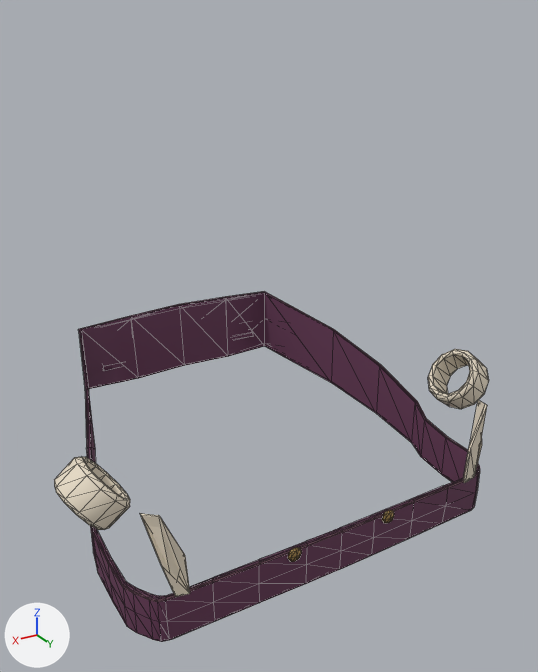
The glTF model ConditioningControlPanel/Resources/web/glassroad/art/models/emi-outfit-pool.glb: old version first, new version second.
One viewpoint serves both versions: a camera (50 mm lens) standing at (0.458, 0.81, 1.09) and looking at (-0.011, 0.028, 0.699). The axes (+X, +Y, +Z) are drawn at lower left. The lights are the same throughout. The first picture is the older version. Mesh edges are drawn as thin lines. Vertices at exactly the same position are counted once.

Names of what the first picture shows: 'emi_outfit_pool'.
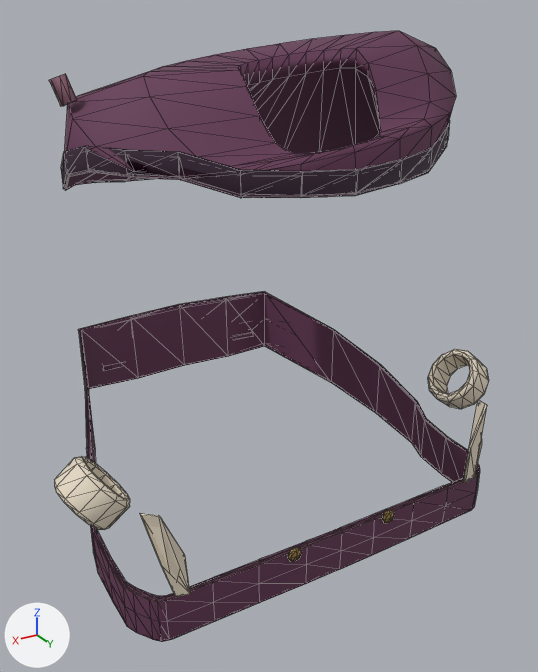
Commit message: art(glassroad): give every EMI outfit a distinct headpiece

Where the change shows, as pixel boxes [x1, y1, x2, y2] in the pictures (538 x 672 px):
'emi_outfit_pool', reshaped (74% taller)
    before: [54, 291, 489, 642]
    after: [49, 30, 489, 642]
part 1 of me_emi_outfit_pool, added (purple)
    after: [64, 30, 456, 198]
part 2 of me_emi_outfit_pool, added
    after: [61, 120, 450, 196]
part 3 of me_emi_outfit_pool, added (brown)
    after: [49, 74, 77, 106]

The change, as a diff of the scene's bpy script:
```diff
--- a/ConditioningControlPanel/Resources/web/glassroad/art/models/emi-outfit-pool.glb.py
+++ b/ConditioningControlPanel/Resources/web/glassroad/art/models/emi-outfit-pool.glb.py
@@ me_emi_outfit_pool @@
 # used by ob_emi_outfit_pool; location = (0.0, 0.0, 0.0)
-me_emi_outfit_pool.from_pydata(...)  # 571 vertices, 1058 faces; spans x -0.31..0.31, y -0.247..0.226, z 0.452..0.66
+me_emi_outfit_pool.from_pydata(...)  # 862 vertices, 1632 faces; spans x -0.31..0.31, y -0.247..0.226, z 0.452..1.074
+# me_emi_outfit_pool part 1: a new loose piece of 168 vertices spanning x -0.236..0.236, y -0.145..0.215, z 0.885..1.074, in mat_emi_outfit_fabric
+# me_emi_outfit_pool part 2: a new loose piece of 96 vertices spanning x -0.238..0.238, y -0.147..0.217, z 0.888..0.975, in mat_emi_outfit_fabric
+# me_emi_outfit_pool part 3
+# 6 vertices are added at (0.23, 0.053, 1.012), (0.223, 0.048, 1.013), (0.238, 0.049, 1.009), (0.223, 0.04, 1.012), (0.23, 0.035, 1.009), (0.238, 0.04, 1.007)
+# 6 new vertices lie (0.008, -0.004, 0.025) away from vertices in x 0.223..0.238, y 0.035..0.053, z 1.007..1.013
+# 20 new faces join them, mat_emi_outfit_fabric
+# other edits to the shape of me_emi_outfit_pool do not show in these pictures
 me_emi_outfit_pool.materials.append(mat_emi_outfit_fabric)
```
